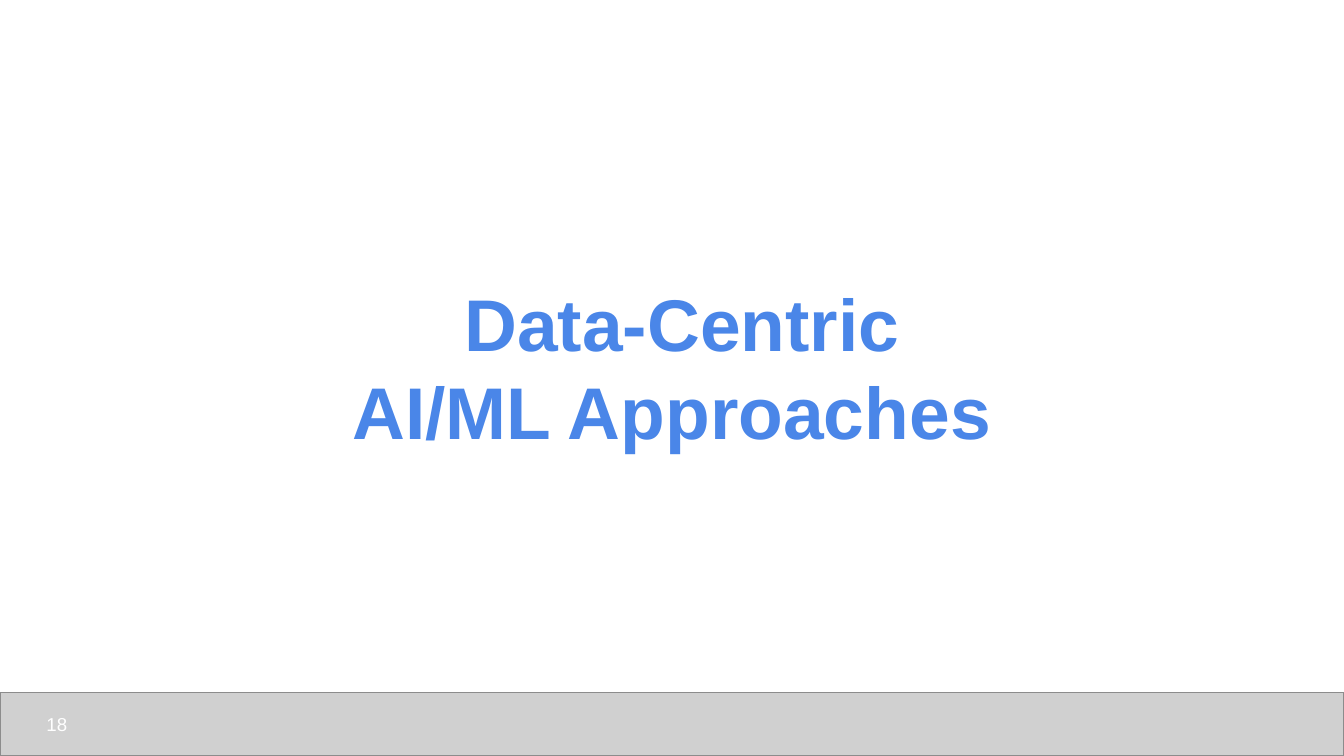
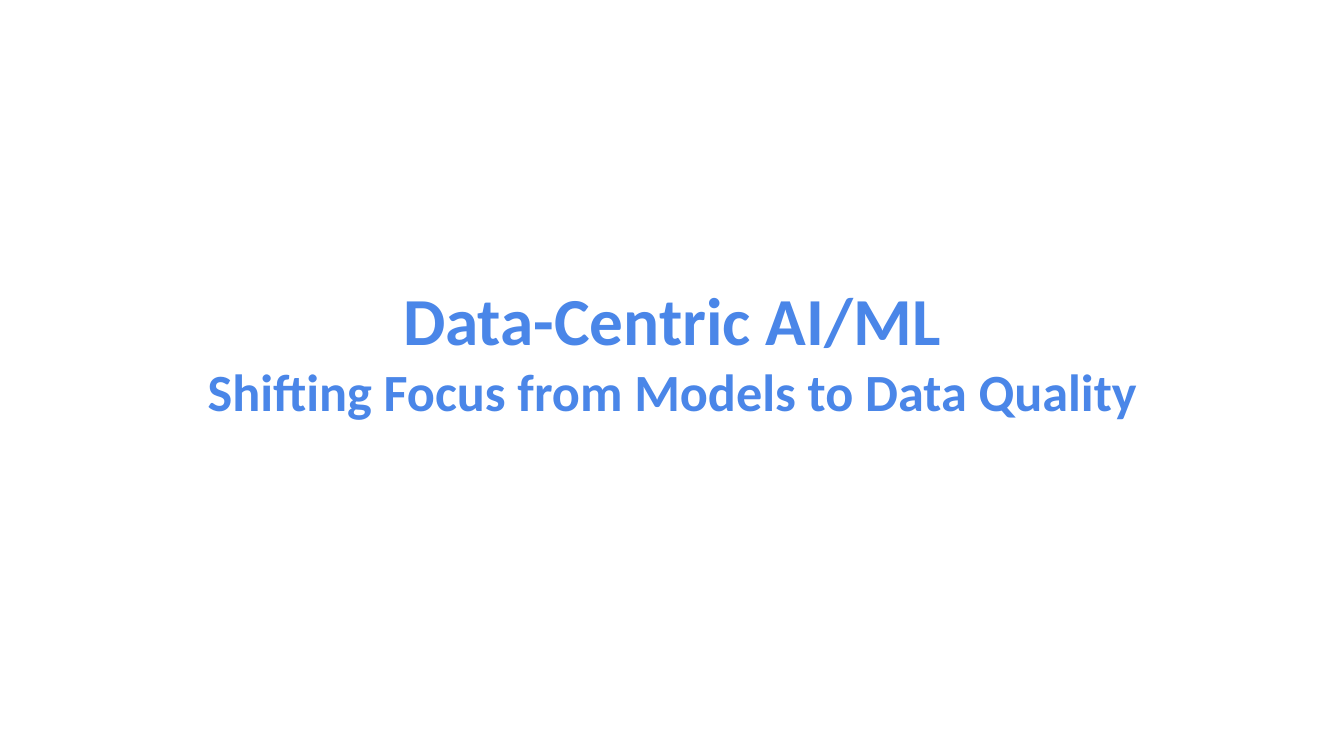
Before and after one commit to udel-cbcb/NIGMS-Sandbox-UD, a slide deck: slide 1 of Submodule_2/Lectures/Submodule_2_Lecture_3_Data_Centric_AI_ML.pptx (slide 18 before the commit). Drawn at 1344x756 pixels with LibreOffice and Linux fonts; fonts in the diff are those of the drawing; grey boxes stand for pictures; background and template pictures are left out. Boxes give left, top, right and bottom in pixels: in the first picture for what was removed or moved away, otherwise in the second. Text is boxed around its words. In the diff, an @@ line names an element or a change of style, - is before the commit and + after.

```diff
--- a/Submodule_2/Lectures/Submodule_2_Lecture_3_Data_Centric_AI_ML.pptx
+++ b/Submodule_2/Lectures/Submodule_2_Lecture_3_Data_Centric_AI_ML.pptx
@@ title at [208, 298, 1137, 420]: text changed; size 39.2 to 28 pt; font Arial to Calibri @@
-Data-Centric
-AI/ML Approaches
+Data-Centric AI/ML
+Shifting Focus from Models to Data Quality
@@ picture removed at [0, 692, 1344, 755] @@
@@ page number removed at [46, 718, 67, 731] @@
-18
```
Also in this commit, not shown: 4 other slides changed, 4 slides added, 21 slides removed, 3 other files.
